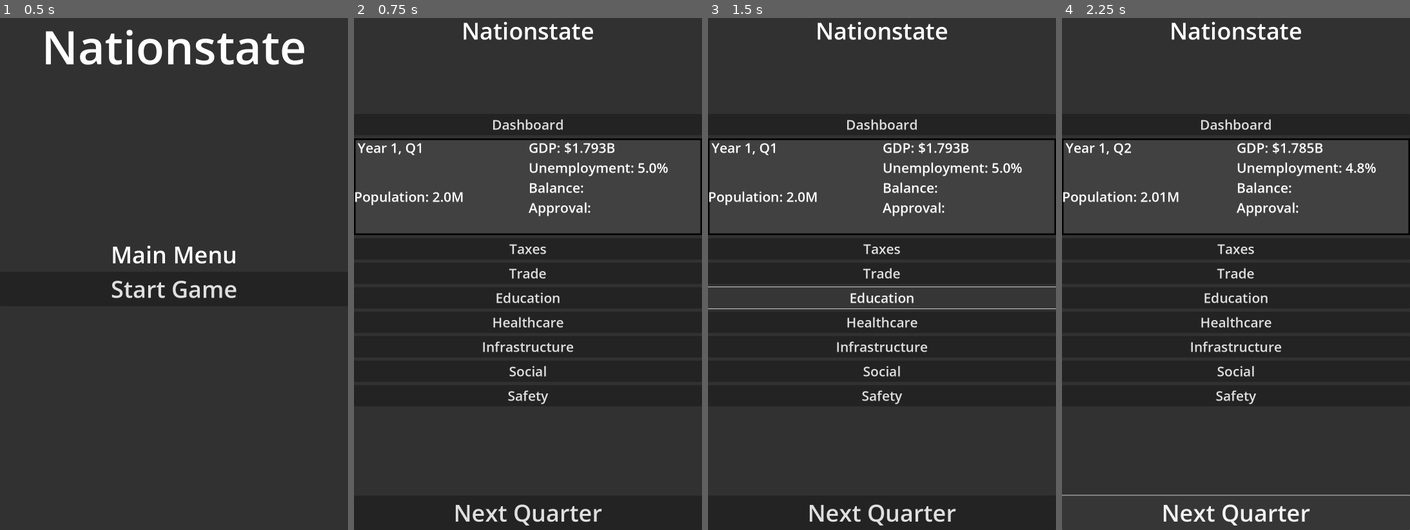
Above: before the commit, frames 1-4 (left to right).
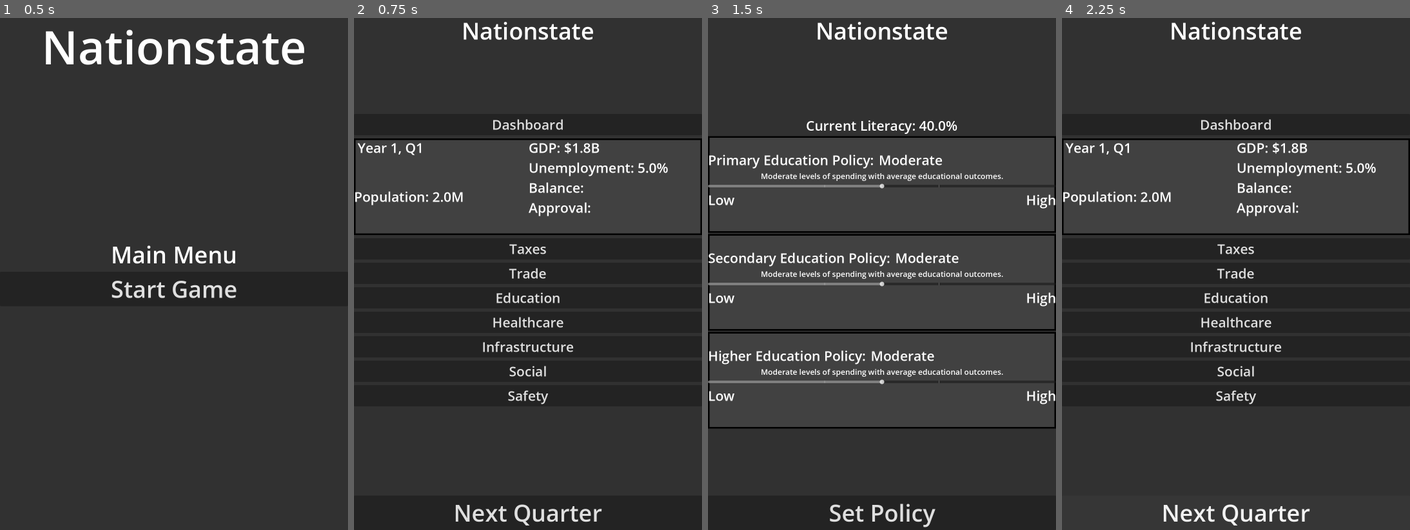
Above: after the commit, the same moments.

Repository: 7dylan7anderson7/Nationstate
Game: Godot game, scene res://scenes/MainMenu.tscn
The game is run twice, just before and just after one commit, with the same random seed, the same clock (stepped at 60 frames per second) and the same inputs.
Inputs (mouse positions are in pixels of both pictures, inside the frame that each line leads up to):
- Up to frame 1 (0.5 s): no input
- Up to frame 2 (0.75 s): click "Start Game" at 0.5 s
- Up to frame 3 (1.5 s): click "Education" at 1.25 s
- Up to frame 4 (2.25 s): click (1236, 514) at 2 s, where only the run after the commit has a clickable "Set Policy"

Frame 1 is identical in both runs. In frame 2, 0.1% of the frame differs, in the area x 65-75%, y 24-27%; in frame 3, 31%, in the area x 0-100%, y 19-100%; in frame 4, 0.5%.

Commit message:
Added functionality for education button and created basic literacy function

Diff:
--- a/project/project.godot
+++ b/project/project.godot
@@ -19,7 +19,6 @@
 
 GameState="*res://scripts/GameState.gd"
 EconomySystem="*res://scripts/systems/EconomySystem.gd"
-ResourceSystem="*res://scripts/systems/ResourceSystem.gd"
 
 [display]
 
--- /dev/null
+++ b/project/scenes/EducationControls.tscn
@@ -0,0 +1,249 @@
+[gd_scene load_steps=3 format=3 uid="uid://cwexlm4i3s7f7"]
+
+[ext_resource type="Script" uid="uid://b037fty0xaqwg" path="res://scripts/EducationControls.gd" id="1_efk2h"]
+
+[sub_resource type="StyleBoxFlat" id="StyleBoxFlat_mg05s"]
+bg_color = Color(0.25565878, 0.25565878, 0.25565878, 1)
+border_width_left = 5
+border_width_top = 5
+border_width_right = 5
+border_width_bottom = 5
+border_color = Color(0, 0, 0, 1)
+
+[node name="Control" type="Control"]
+layout_mode = 3
+anchors_preset = 15
+anchor_right = 1.0
+anchor_bottom = 1.0
+grow_horizontal = 2
+grow_vertical = 2
+script = ExtResource("1_efk2h")
+
+[node name="ColorRect" type="ColorRect" parent="."]
+layout_mode = 1
+anchors_preset = 15
+anchor_right = 1.0
+anchor_bottom = 1.0
+grow_horizontal = 2
+grow_vertical = 2
+color = Color(0.19215687, 0.19215687, 0.19215687, 1)
+
+[node name="TitleLabel" type="Label" parent="."]
+layout_mode = 1
+anchors_preset = 10
+anchor_right = 1.0
+offset_bottom = 201.0
+grow_horizontal = 2
+theme_override_font_sizes/font_size = 72
+text = "Nationstate
+"
+horizontal_alignment = 1
+
+[node name="VBoxContainer" type="VBoxContainer" parent="."]
+layout_mode = 1
+anchors_preset = 14
+anchor_top = 0.5
+anchor_right = 1.0
+anchor_bottom = 0.5
+grow_horizontal = 2
+grow_vertical = 2
+
+[node name="LiteracyLabel" type="Label" parent="VBoxContainer"]
+layout_mode = 2
+theme_override_font_sizes/font_size = 42
+text = "Current Literacy: 40%"
+horizontal_alignment = 1
+
+[node name="PrimaryPanel" type="Panel" parent="VBoxContainer"]
+custom_minimum_size = Vector2(50, 300)
+layout_mode = 2
+theme_override_styles/panel = SubResource("StyleBoxFlat_mg05s")
+
+[node name="VBoxContainer" type="VBoxContainer" parent="VBoxContainer/PrimaryPanel"]
+layout_mode = 1
+anchors_preset = 14
+anchor_top = 0.5
+anchor_right = 1.0
+anchor_bottom = 0.5
+offset_top = -105.5
+offset_bottom = 105.5
+grow_horizontal = 2
+grow_vertical = 2
+
+[node name="HBoxContainer2" type="HBoxContainer" parent="VBoxContainer/PrimaryPanel/VBoxContainer"]
+layout_mode = 2
+
+[node name="SelectedPrimaryLabel" type="Label" parent="VBoxContainer/PrimaryPanel/VBoxContainer/HBoxContainer2"]
+layout_mode = 2
+theme_override_font_sizes/font_size = 42
+text = "Primary Education Policy: "
+
+[node name="PrimaryNameLabel" type="Label" parent="VBoxContainer/PrimaryPanel/VBoxContainer/HBoxContainer2"]
+layout_mode = 2
+theme_override_font_sizes/font_size = 42
+text = "Moderate"
+
+[node name="PrimaryDescriptionLabel" type="Label" parent="VBoxContainer/PrimaryPanel/VBoxContainer"]
+layout_mode = 2
+theme_override_font_sizes/font_size = 24
+text = "Moderate levels of spending with average educational outcomes."
+horizontal_alignment = 1
+
+[node name="PrimaryHSlider" type="HSlider" parent="VBoxContainer/PrimaryPanel/VBoxContainer"]
+custom_minimum_size = Vector2(0, 20)
+layout_mode = 2
+size_flags_horizontal = 3
+size_flags_vertical = 4
+max_value = 4.0
+value = 2.0
+tick_count = 4
+ticks_position = 3
+
+[node name="HBoxContainer" type="HBoxContainer" parent="VBoxContainer/PrimaryPanel/VBoxContainer"]
+layout_mode = 2
+
+[node name="PrimaryLowLabel" type="Label" parent="VBoxContainer/PrimaryPanel/VBoxContainer/HBoxContainer"]
+layout_mode = 2
+theme_override_font_sizes/font_size = 42
+text = "Low"
+
+[node name="PrimaryHighLabel" type="Label" parent="VBoxContainer/PrimaryPanel/VBoxContainer/HBoxContainer"]
+layout_mode = 2
+size_flags_horizontal = 10
+theme_override_font_sizes/font_size = 42
+text = "High"
+
+[node name="SecondaryPanel" type="Panel" parent="VBoxContainer"]
+custom_minimum_size = Vector2(50, 300)
+layout_mode = 2
+theme_override_styles/panel = SubResource("StyleBoxFlat_mg05s")
+
+[node name="VBoxContainer" type="VBoxContainer" parent="VBoxContainer/SecondaryPanel"]
+layout_mode = 1
+anchors_preset = 14
+anchor_top = 0.5
+anchor_right = 1.0
+anchor_bottom = 0.5
+offset_top = -105.5
+offset_bottom = 105.5
+grow_horizontal = 2
+grow_vertical = 2
+
+[node name="HBoxContainer2" type="HBoxContainer" parent="VBoxContainer/SecondaryPanel/VBoxContainer"]
+layout_mode = 2
+
+[node name="SelectedSecondaryLabel" type="Label" parent="VBoxContainer/SecondaryPanel/VBoxContainer/HBoxContainer2"]
+layout_mode = 2
+theme_override_font_sizes/font_size = 42
+text = "Secondary Education Policy: "
+
+[node name="SecondaryNameLabel" type="Label" parent="VBoxContainer/SecondaryPanel/VBoxContainer/HBoxContainer2"]
+layout_mode = 2
+theme_override_font_sizes/font_size = 42
+text = "Moderate"
+
+[node name="SecondaryDescriptionLabel" type="Label" parent="VBoxContainer/SecondaryPanel/VBoxContainer"]
+layout_mode = 2
+theme_override_font_sizes/font_size = 24
+text = "Moderate levels of spending with average educational outcomes."
+horizontal_alignment = 1
+
+[node name="SecondaryHSlider" type="HSlider" parent="VBoxContainer/SecondaryPanel/VBoxContainer"]
+custom_minimum_size = Vector2(0, 20)
+layout_mode = 2
+size_flags_horizontal = 3
+size_flags_vertical = 4
+max_value = 4.0
+value = 2.0
+tick_count = 4
+ticks_position = 3
+
+[node name="HBoxContainer" type="HBoxContainer" parent="VBoxContainer/SecondaryPanel/VBoxContainer"]
+layout_mode = 2
+
+[node name="SecondaryLowLabel" type="Label" parent="VBoxContainer/SecondaryPanel/VBoxContainer/HBoxContainer"]
+layout_mode = 2
+theme_override_font_sizes/font_size = 42
+text = "Low"
+
+[node name="SecondaryHighLabel" type="Label" parent="VBoxContainer/SecondaryPanel/VBoxContainer/HBoxContainer"]
+layout_mode = 2
+size_flags_horizontal = 10
+theme_override_font_sizes/font_size = 42
+text = "High"
+
+[node name="HigherPanel" type="Panel" parent="VBoxContainer"]
+custom_minimum_size = Vector2(50, 300)
+layout_mode = 2
+theme_override_styles/panel = SubResource("StyleBoxFlat_mg05s")
+
+[node name="VBoxContainer" type="VBoxContainer" parent="VBoxContainer/HigherPanel"]
+layout_mode = 1
+anchors_preset = 14
+anchor_top = 0.5
+anchor_right = 1.0
+anchor_bottom = 0.5
+offset_top = -105.5
+offset_bottom = 105.5
+grow_horizontal = 2
+grow_vertical = 2
+
+[node name="HBoxContainer2" type="HBoxContainer" parent="VBoxContainer/HigherPanel/VBoxContainer"]
+layout_mode = 2
+
+[node name="SelectedHigherLabel" type="Label" parent="VBoxContainer/HigherPanel/VBoxContainer/HBoxContainer2"]
+layout_mode = 2
+theme_override_font_sizes/font_size = 42
+text = "Higher Education Policy: "
+
+[node name="HigherNameLabel" type="Label" parent="VBoxContainer/HigherPanel/VBoxContainer/HBoxContainer2"]
+layout_mode = 2
+theme_override_font_sizes/font_size = 42
+text = "Moderate"
+
+[node name="HigherDescriptionLabel" type="Label" parent="VBoxContainer/HigherPanel/VBoxContainer"]
+layout_mode = 2
+theme_override_font_sizes/font_size = 24
+text = "Moderate levels of spending with average educational outcomes."
+horizontal_alignment = 1
+
+[node name="HigherHSlider" type="HSlider" parent="VBoxContainer/HigherPanel/VBoxContainer"]
+custom_minimum_size = Vector2(0, 20)
+layout_mode = 2
+size_flags_horizontal = 3
+size_flags_vertical = 4
+max_value = 4.0
+value = 2.0
+tick_count = 4
+ticks_position = 3
+
+[node name="HBoxContainer" type="HBoxContainer" parent="VBoxContainer/HigherPanel/VBoxContainer"]
+layout_mode = 2
+
+[node name="HigherLowLabel" type="Label" parent="VBoxContainer/HigherPanel/VBoxContainer/HBoxContainer"]
+layout_mode = 2
+theme_override_font_sizes/font_size = 42
+text = "Low"
+
+[node name="HigherHighLabel" type="Label" parent="VBoxContainer/HigherPanel/VBoxContainer/HBoxContainer"]
+layout_mode = 2
+size_flags_horizontal = 10
+theme_override_font_sizes/font_size = 42
+text = "High"
+
+[node name="SetEducationPolicyButton" type="Button" parent="."]
+layout_mode = 1
+anchors_preset = 12
+anchor_top = 1.0
+anchor_right = 1.0
+anchor_bottom = 1.0
+offset_top = -107.0
+grow_horizontal = 2
+grow_vertical = 0
+theme_override_font_sizes/font_size = 72
+text = "Set Policy"
+
+[connection signal="value_changed" from="VBoxContainer/PrimaryPanel/VBoxContainer/PrimaryHSlider" to="." method="_on_primary_h_slider_value_changed"]
+[connection signal="value_changed" from="VBoxContainer/SecondaryPanel/VBoxContainer/SecondaryHSlider" to="." method="_on_secondary_h_slider_value_changed"]
+[connection signal="value_changed" from="VBoxContainer/HigherPanel/VBoxContainer/HigherHSlider" to="." method="_on_higher_h_slider_value_changed"]
+[connection signal="pressed" from="SetEducationPolicyButton" to="." method="_on_set_education_policy_button_pressed"]
--- a/project/scenes/Main.tscn
+++ b/project/scenes/Main.tscn
@@ -170,4 +170,5 @@
 text = "Next Quarter"
 
 [connection signal="pressed" from="VBoxContainer/TradeButton" to="." method="_on_trade_button_pressed"]
+[connection signal="pressed" from="VBoxContainer/EducationButton" to="." method="_on_education_button_pressed"]
 [connection signal="pressed" from="NextQuarterButton" to="." method="_on_next_quarter_button_pressed"]
--- /dev/null
+++ b/project/scripts/EducationControls.gd
@@ -0,0 +1,175 @@
+extends Control
+
+#Primary education node variables
+@onready var primary_slider: HSlider = $VBoxContainer/PrimaryPanel/VBoxContainer/PrimaryHSlider
+@onready var primary_description_label: Label = $VBoxContainer/PrimaryPanel/VBoxContainer/PrimaryDescriptionLabel
+@onready var primary_name_label: Label = $VBoxContainer/PrimaryPanel/VBoxContainer/HBoxContainer2/PrimaryNameLabel
+
+#Secondary education node variables
+@onready var secondary_slider: HSlider = $VBoxContainer/SecondaryPanel/VBoxContainer/SecondaryHSlider
+@onready var secondary_description_label: Label = $VBoxContainer/SecondaryPanel/VBoxContainer/SecondaryDescriptionLabel
+@onready var secondary_name_label: Label = $VBoxContainer/SecondaryPanel/VBoxContainer/HBoxContainer2/SecondaryNameLabel
+
+
+#Higher education node variables
+@onready var higher_slider: HSlider = $VBoxContainer/HigherPanel/VBoxContainer/HigherHSlider
+@onready var higher_description_label: Label = $VBoxContainer/HigherPanel/VBoxContainer/HigherDescriptionLabel
+@onready var higher_name_label: Label = $VBoxContainer/HigherPanel/VBoxContainer/HBoxContainer2/HigherNameLabel
+
+#Other node variables
+@onready var literacy_label = $VBoxContainer/LiteracyLabel
+
+#Dictionary for primary education policies
+const PrimaryPolicies = [
+	{
+		"name": "Minimal",
+		"description": "Very low education spending. Only the elite have access.",
+		"literacy_modifier": -.10
+	},
+	{
+		"name": "Low",
+		"description": "Low spending, enough to fund some public schooling.",
+		"literacy_modifier": .5
+	},
+	{
+		"name": "Moderate",
+		"description": "Moderate levels of spending with average educational outcomes.",
+		"literacy_modifier": .15
+	},
+	{
+		"name": "High",
+		"description": "High spending, enough to ensure academic sucess for most students.",
+		"literacy_modifier": .25
+	},
+	{
+		"name": "Maximum",
+		"description": "Fully funded public schooling intended to create exceptional citizens.",
+		"literacy_modifier": .40
+	}
+]
+
+#Dictionary for secondary education policies
+const SecondaryPolicies = [
+	{
+		"name": "Minimal",
+		"description": "Very low education spending. Only the elite have access.",
+		"literacy_modifier": -.10
+	},
+	{
+		"name": "Low",
+		"description": "Low spending, enough to fund some public schooling.",
+		"literacy_modifier": .5
+	},
+	{
+		"name": "Moderate",
+		"description": "Moderate levels of spending with average educational outcomes.",
+		"literacy_modifier": .15
+	},
+	{
+		"name": "High",
+		"description": "High spending, enough to ensure academic sucess for most students.",
+		"literacy_modifier": .25
+	},
+	{
+		"name": "Maximum",
+		"description": "Fully funded public schooling intended to create exceptional citizens.",
+		"literacy_modifier": .40
+	}
+]
+
+#Dictionary for higher education policies
+const HigherPolicies = [
+	{
+		"name": "Minimal",
+		"description": "Very low education spending. Only the elite have access.",
+		"literacy_modifier": -.10
+	},
+	{
+		"name": "Low",
+		"description": "Low spending, enough to fund some public schooling.",
+		"literacy_modifier": .5
+	},
+	{
+		"name": "Moderate",
+		"description": "Moderate levels of spending with average educational outcomes.",
+		"literacy_modifier": .15
+	},
+	{
+		"name": "High",
+		"description": "High spending, enough to ensure academic sucess for most students.",
+		"literacy_modifier": .25
+	},
+	{
+		"name": "Maximum",
+		"description": "Fully funded public schooling intended to create exceptional citizens.",
+		"literacy_modifier": .40
+	}
+]
+
+#Variables for literacy modifier
+var primary_literacy_modifier: float = 0
+var secondary_literacy_modifier: float = 0
+var higher_literacy_modifier: float = 0
+var total_literacy_modifier: float = 0
+
+#Function for updating primary education policy
+func update_primary(value: int):
+	var primarypolicy = PrimaryPolicies[value]
+	primary_description_label.text = primarypolicy["description"]
+	primary_name_label.text = primarypolicy["name"]
+	GameState.primary_policy_index = value
+	GameState.primary_policy = primarypolicy
+	primary_slider.value = value
+	primary_literacy_modifier = primarypolicy["literacy_modifier"]
+
+#Function for updating secondary education policy
+func update_secondary(value: int):
+	var secondarypolicy = SecondaryPolicies[value]
+	secondary_description_label.text = secondarypolicy["description"]
+	secondary_name_label.text = secondarypolicy["name"]
+	GameState.secondary_policy_index = value
+	GameState.secondary_policy = secondarypolicy
+	secondary_slider.value = value
+	secondary_literacy_modifier = secondarypolicy["literacy_modifier"]
+
+#Function for updating higher education policy
+func update_higher(value: int):
+	var higherpolicy = HigherPolicies[value]
+	higher_description_label.text = higherpolicy["description"]
+	higher_name_label.text = higherpolicy["name"]
+	GameState.higher_policy_index = value
+	GameState.higher_policy = higherpolicy
+	higher_slider.value = value
+	higher_literacy_modifier = higherpolicy["literacy_modifier"]
+
+#Functions for slider value changes
+func _on_primary_h_slider_value_changed(value: float) -> void:
+	update_primary(value)
+
+func _on_secondary_h_slider_value_changed(value: float) -> void:
+	update_secondary(value)
+
+func _on_higher_h_slider_value_changed(value: float) -> void:
+	update_higher(value)
+
+#Other functions
+func update_education_labels():
+	literacy_label.text = "Current Literacy: %s%%" % [snapped(EconomySystem.literacy, 0.1)]
+
+func clear_literacy_modifier():
+	total_literacy_modifier = 0
+
+func set_literacy_modifier():
+	total_literacy_modifier = primary_literacy_modifier + secondary_literacy_modifier + higher_literacy_modifier
+	EconomySystem.literacy_roc = total_literacy_modifier
+
+func _ready() -> void:
+	update_education_labels()
+	clear_literacy_modifier()
+	update_primary(GameState.primary_policy_index)
+	update_secondary(GameState.secondary_policy_index)
+	update_higher(GameState.higher_policy_index)
+
+func _on_set_education_policy_button_pressed() -> void:
+	set_literacy_modifier()
+	get_tree().change_scene_to_file("res://scenes/Main.tscn")
--- a/project/scripts/GameState.gd
+++ b/project/scripts/GameState.gd
@@ -3,8 +3,17 @@
 var year: int = 1
 var quarter: int = 1
 
+#Variables to hold trade policy options
 var trade_policy_index = 2
 var trade_policy
+
+#Variables to hold education policy options
+var primary_policy_index = 2
+var secondary_policy_index = 2
+var higher_policy_index = 2
+var primary_policy
+var secondary_policy
+var higher_policy
 
 func next_quarter():
 	quarter += 1
--- a/project/scripts/Main.gd
+++ b/project/scripts/Main.gd
@@ -6,9 +6,8 @@
 @onready var population_label = $VBoxContainer/Panel/HBoxContainer/VBoxContainer/PopulationLabel
 @onready var unemployment_label = $VBoxContainer/Panel/HBoxContainer/VBoxContainer2/UnemploymentLabel
 
-#Funciton executes on game startup
+#Function executes on game startup
 func _ready():
-	EconomySystem.calculate_GDP()
 	update_labels()
 
 #Updates all main menu labels with current data
@@ -24,6 +23,10 @@
 	EconomySystem.update_economy()
 	update_labels()
 
-
+#Functionality for Trade button
 func _on_trade_button_pressed() -> void:
 	get_tree().change_scene_to_file("res://scenes/TradeControls.tscn")
+
+#Functionality for Education button
+func _on_education_button_pressed() -> void:
+	get_tree().change_scene_to_file("res://scenes/EducationControls.tscn")
--- a/project/scripts/MainMenu.gd
+++ b/project/scripts/MainMenu.gd
@@ -2,3 +2,4 @@
 
 func _on_start_game_button_pressed():
 	get_tree().change_scene_to_file("res://scenes/Main.tscn")
+	EconomySystem.calculate_GDP()
--- a/project/scripts/systems/EconomySystem.gd
+++ b/project/scripts/systems/EconomySystem.gd
@@ -20,12 +20,12 @@
 #Modifier variables set as defaults that are affected by political decisions
 var inflation: float = .02 #Inflation percentage as a multiplier
 var trade: float = .2 #Trade percentage of GDP as a multiplier
-var literacy_roc: float = .1 #Increase in literacy rates per quarter
+var literacy_roc: float = .45 #Increase in literacy rates per quarter
 var birthrate: float = 15 #Births per 1000 population
 var deathrate: float = 12 #Deaths per 1000 population
 
 #To variables are set when a policy is modified and change a Modifier variable to that value over time
-var tradeTo: float
+var tradeTo: float = trade
 
 #To functions
 func trade_to_trade():
@@ -40,13 +40,18 @@
 	population = population - (population * (deathrate/1000))
 
 func modify_literacy():
-	literacy = literacy + literacy_roc
+	if literacy < 80:
+		literacy += literacy_roc
+	elif literacy < 99:
+		literacy += literacy_roc/(literacy-79) #Introduces diminishing returns on literacy after 80 percent
+	else:
+		pass
 
 func calculate_employment():
 	flux_unemployment = unemployment + ((RNG.randf_range(-20.0, 20.0))/100) #Randomizes a .2 percent standard deviation
 
 func calculate_GDP():
-	trade_to_trade() #Performs this quarter's value modification if it exists
+	trade_to_trade()
 	trade_GDP = (domestic_GDP * trade)
 	total_GDP = domestic_GDP + trade_GDP
 
Not shown, added: project/scripts/EducationControls.gd.uid
Not shown, changed: README.md
